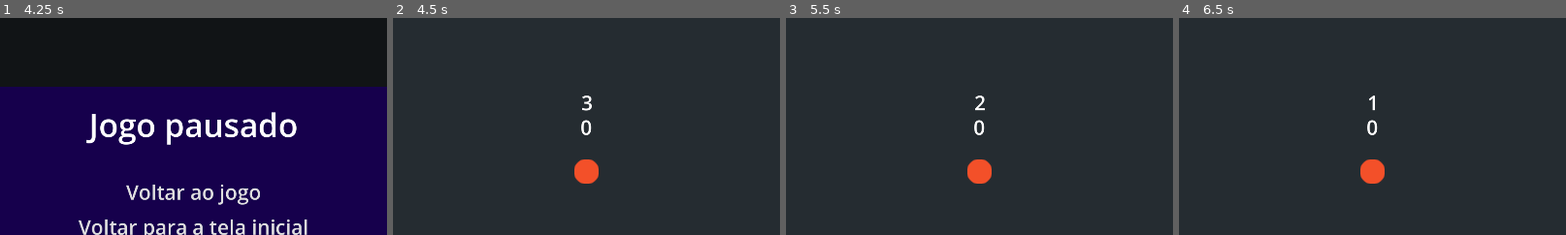
Above: before the commit, frames 1-4 (left to right).
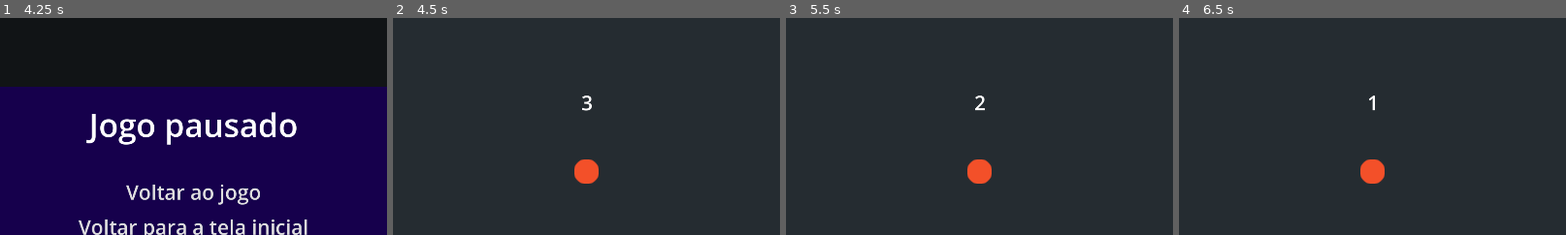
Above: after the commit, the same moments.

Repository: l-terra/pong-game-jam
Game: Godot game, scene res://Level/level.tscn
Two runs of this game, one before a commit and one after it. Both use one fixed random seed, a clock stepped at 60 frames per second and the inputs below. The project has no main scene, so this scene is started directly.
Inputs:
- Up to frame 1 (4.25 s): tap Space (space) at 0.5, 1.35, 3.5, 3.6 s; hold W (up) 0.53-1.28 s; hold Down (down2) 0.53-1.28 s; hold S (down) 1.28-2.03 s; hold Up (up2) 2.03-2.78 s; hold W (up) 2.03-3.53 s; tap Down (down2) at 2.85 s; hold S (down) from 3.53 s (still down); tap Escape (ui_cancel) at 4.15 s
- Up to frame 2 (4.5 s): release S (down) at 4.25 s; click "Voltar ao jogo" at 4.25 s
- Up to frame 3 (5.5 s): tap Enter at 5 s; hold S (down) from 5.03 s (still down); tap Up (up2) at 5.1 s
- Up to frame 4 (6.5 s): keep holding S (down); tap Space (space) at 5.75 s; hold Down (down2) from 5.78 s (still down)
The pictures show only the part of the screen within x 25-75%, y 15-65%; the shares and areas given below are measured in that part.

Frame 1 is identical in both runs. In frame 2, 0.1% of the frame differs, in the area x 48-52%, y 46-55%; in frame 3, 0.1%; in frame 4, 0.1%.

Commit message:
fixed pause system

Diff:
--- a/Ball/Ball.tscn
+++ b/Ball/Ball.tscn
@@ -8,6 +8,7 @@
 
 [node name="Ball" type="CharacterBody2D" groups=["BallGroup"]]
 position = Vector2(960, 540)
+motion_mode = 1
 safe_margin = 10.036
 script = ExtResource("1_j1urs")
 
--- a/Level/level.tscn
+++ b/Level/level.tscn
@@ -26,9 +26,11 @@
 [node name="Player1" parent="." instance=ExtResource("1_sjdrj")]
 collision_layer = 3
 slide_on_ceiling = false
+wall_min_slide_angle = 3.14159
 
 [node name="Player2" parent="." instance=ExtResource("3_cvyev")]
 collision_layer = 3
+wall_min_slide_angle = 3.14159
 
 [node name="Top" type="StaticBody2D" parent="."]
 position = Vector2(960, -18)
@@ -116,6 +118,10 @@
 
 [node name="Ball" parent="." instance=ExtResource("2_bo0fk")]
 collision_layer = 3
+motion_mode = 0
+slide_on_ceiling = false
+wall_min_slide_angle = 0.0
+floor_stop_on_slope = false
 metadata/_edit_group_ = true
 
 [node name="pause_menu" parent="." instance=ExtResource("5_6rsow")]
--- a/PauseMenu/pause_menu.gd
+++ b/PauseMenu/pause_menu.gd
@@ -22,6 +22,10 @@
 	$ColorRect.visible = false
 	$menu_holder.visible = false
 	$Countdown.visible = true
+	# Desliga o timer de quando a bola sai dos limites da tela -> Tava tendo
+	# conflito dos timers juntos
+	$"../Countdown".visible = false
+	$"../CountdownTimer".stop()
 	get_tree().call_group('BallGroup','stop_ball')
 	$Timer.start()
 
--- a/Player/player.tscn
+++ b/Player/player.tscn
@@ -10,7 +10,7 @@
 position = Vector2(60, 540)
 disable_mode = 1
 motion_mode = 1
-wall_min_slide_angle = 0.523599
+wall_min_slide_angle = 0.0
 script = ExtResource("1_kopnq")
 metadata/_edit_group_ = true
 
--- a/Player2/player_2.tscn
+++ b/Player2/player_2.tscn
@@ -9,6 +9,7 @@
 [node name="Player2" type="CharacterBody2D"]
 position = Vector2(1860, 540)
 motion_mode = 1
+wall_min_slide_angle = 0.0
 script = ExtResource("1_cl14m")
 metadata/_edit_group_ = true
 
